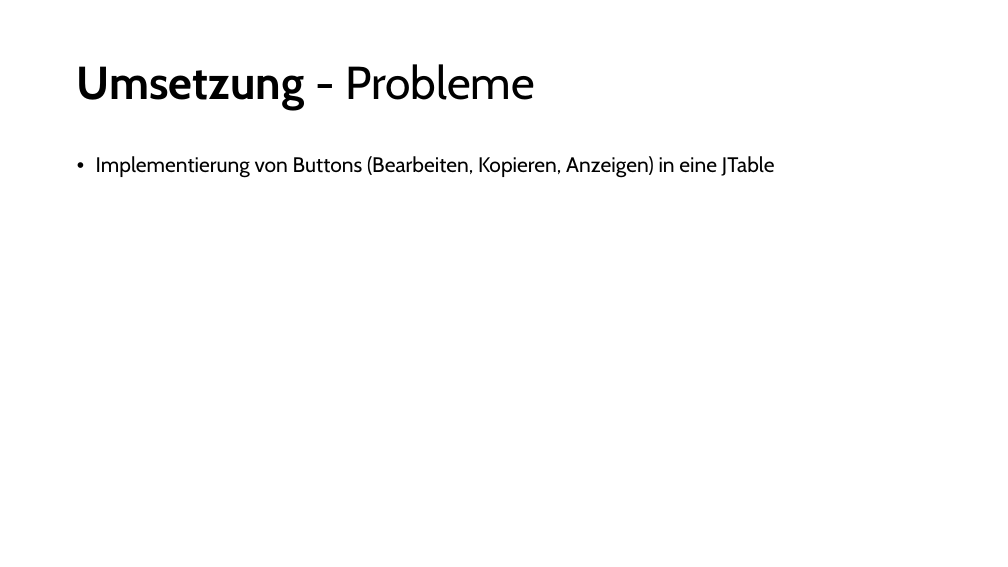
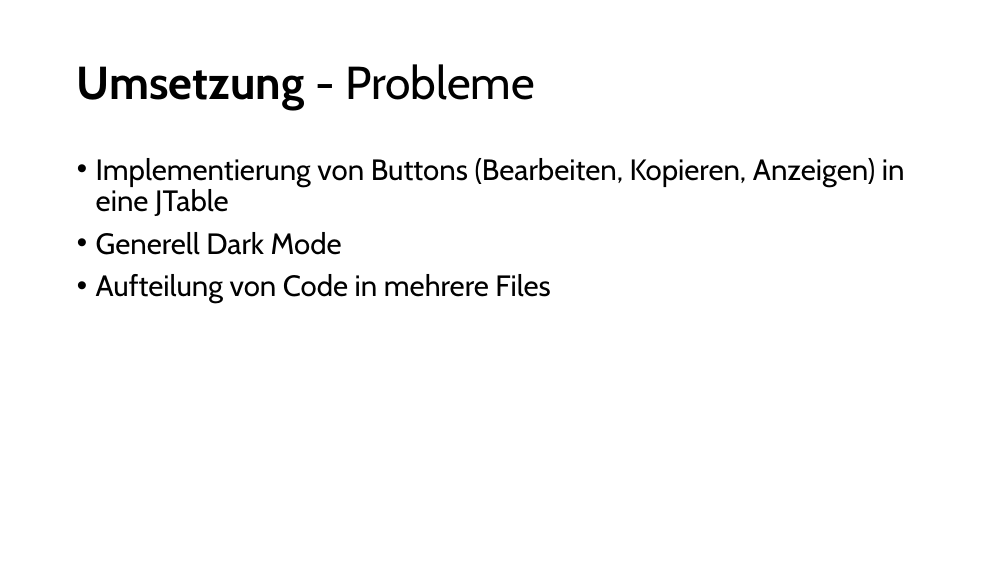
Before and after one commit to NykyTV/PasswortManager, a slide deck: slide 11 of pp/Presentation.pptx. Drawn at 1008x567 pixels with LibreOffice and Linux fonts; fonts in the diff are those of the drawing. Boxes give left, top, right and bottom in pixels: in the first picture for what was removed or moved away, otherwise in the second. Text is boxed around its words. In the diff, an @@ line names an element or a change of style, - is before the commit and + after.

```diff
--- a/pp/Presentation.pptx
+++ b/pp/Presentation.pptx
@@ text at <box>96,158,905,216</box>: size 20 to 28 pt in "Implementierung von Buttons (Bearbeiten, Kopieren, Anzeigen) ..." @@
@@ text at <box>96,232,550,303</box>: paragraphs added @@
+• Generell Dark Mode
+• Aufteilung von Code in mehrere Files
```
Also in this commit, not shown: 1 other slide changed.
